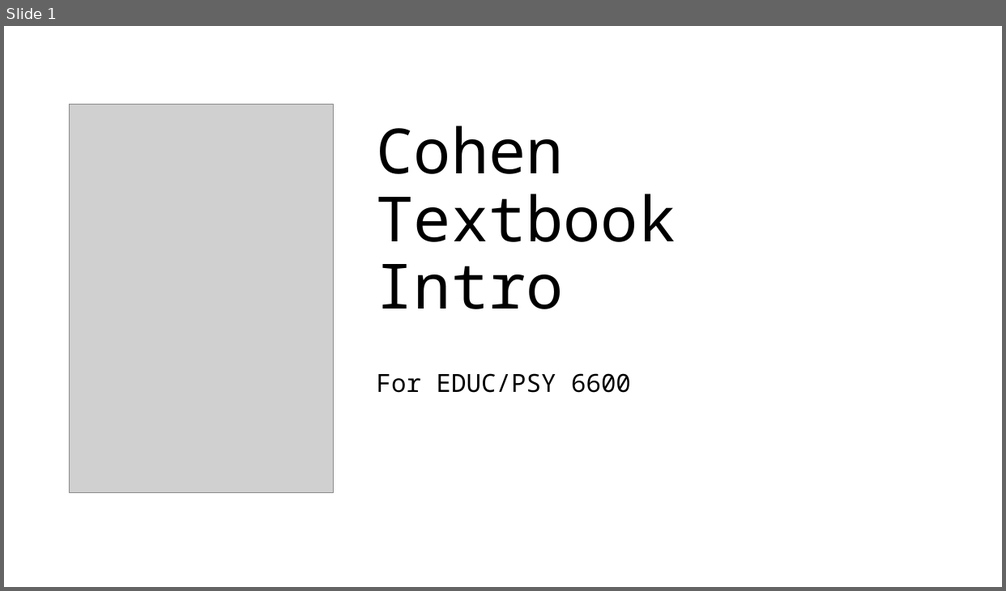
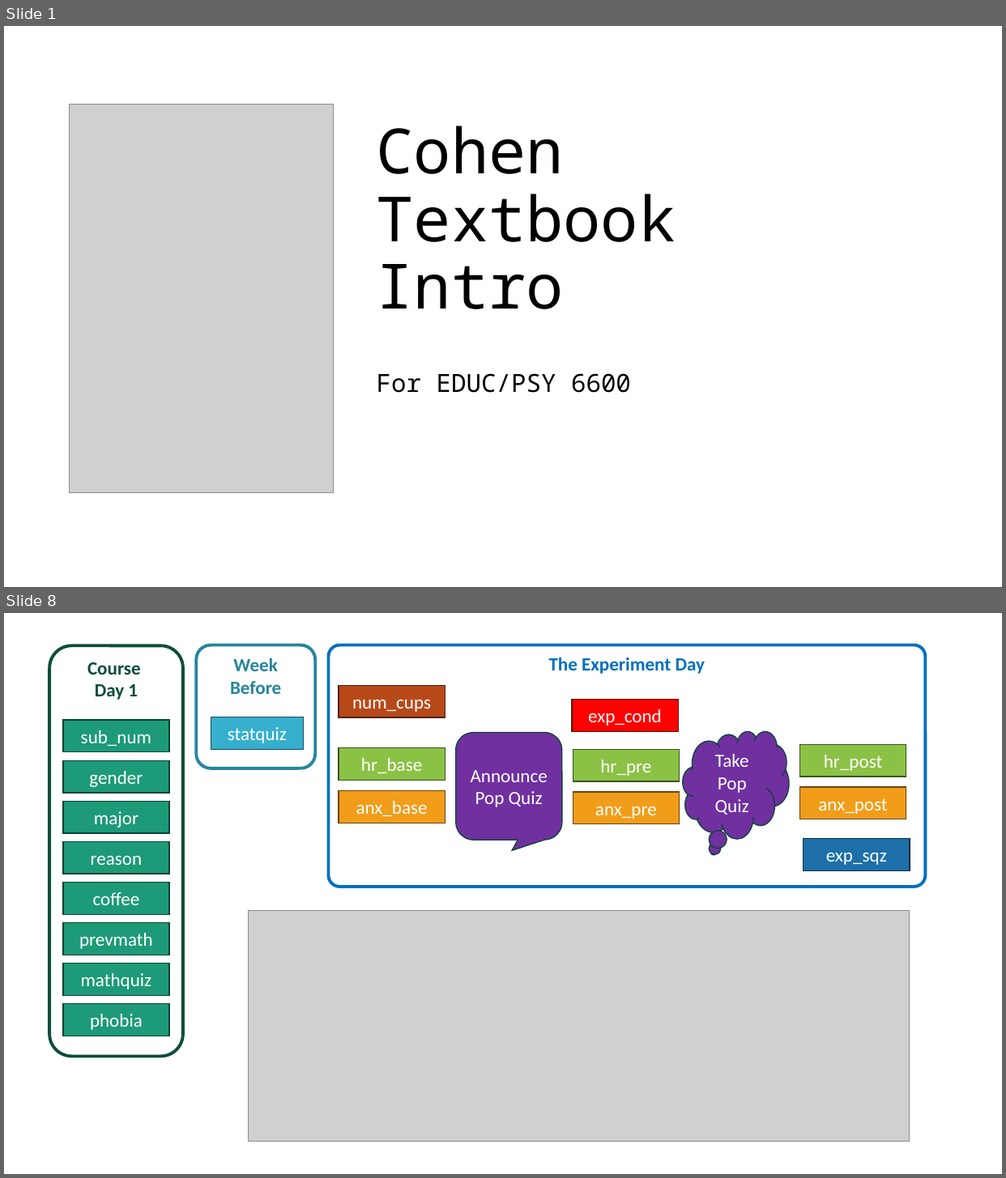
Before and after one commit to CEHS-research/PSY-6600_public, a slide deck: slides/ch0_cohen_textbook_4ed.pptx. Shown one above the other, each under a label of ours: slide 1 before the commit, slides 1 and 8 after it; the slides between them are not shown. The pictures are 1006x591 and 1006x1178 pixels, drawn with LibreOffice and Linux fonts; fonts in the diff are those of the drawing; grey boxes stand for pictures. Boxes give left, top, right and bottom in pixels: in the first picture for what was removed or moved away, otherwise in the second. Text is boxed around its words. In the diff, an @@ line names an element or a change of style, - is before the commit and + after.

```diff
--- a/slides/ch0_cohen_textbook_4ed.pptx
+++ b/slides/ch0_cohen_textbook_4ed.pptx
@@ slide 8 added at (4, 613, 1002, 1174), background #FFFFFF @@
@@ rounded rectangle added at (49, 646, 183, 1057), outline #0E4D3C 3 pt, 18 pt, text #0E4D3C, bold @@
+Course
+Day 1
@@ rounded rectangle added at (197, 645, 315, 769), outline #26859D 3 pt, 18 pt, text #26859D, bold @@
+Week Before
@@ rounded rectangle added at (328, 645, 925, 887), outline #0070C0 3 pt, 18 pt, text #0070C0, bold @@
+The Experiment Day
@@ rectangle added at (339, 686, 445, 717), fill #B74919, outline #50200B 1 pt, 18 pt, text #FFFFFF @@
+num_cups
@@ rectangle added at (572, 699, 679, 731), fill #FF0000, outline #50200B 1 pt, 18 pt, text #FFFFFF @@
+exp_cond
@@ rectangle added at (63, 720, 169, 752), fill #1D9A78, outline #0D4335 1 pt, 18 pt, text #FFFFFF @@
+sub_num
@@ rectangle added at (211, 717, 304, 749), fill #36AFCE, outline #184D5A 1 pt, 18 pt, text #FFFFFF @@
+statquiz
@@ rounded speech box added at (456, 733, 562, 841), fill #7030A0, outline #0D4335 1 pt, 18 pt, text #FFFFFF @@
+Announce Pop Quiz
@@ thought cloud added at (683, 731, 790, 839), fill #7030A0, outline #0D4335 1 pt, 18 pt, text #FFFFFF @@
+Take Pop Quiz
@@ rectangle added at (339, 748, 445, 781), fill #8BC145, outline #3D551E 1 pt, 18 pt, text #FFFFFF @@
+hr_base
@@ rectangle added at (573, 749, 680, 781), fill #8BC145, outline #3D551E 1 pt, 18 pt, text #FFFFFF @@
+hr_pre
@@ rectangle added at (799, 745, 906, 777), fill #8BC145, outline #3D551E 1 pt, 18 pt, text #FFFFFF @@
+hr_post
@@ rectangle added at (63, 760, 169, 793), fill #1D9A78, outline #0D4335 1 pt, 18 pt, text #FFFFFF @@
+gender
@@ rectangle added at (63, 801, 169, 833), fill #1D9A78, outline #0D4335 1 pt, 18 pt, text #FFFFFF @@
+major
@@ rectangle added at (339, 790, 445, 823), fill #F19D19, outline #6A450B 1 pt, 18 pt, text #FFFFFF @@
+anx_base
@@ rectangle added at (573, 792, 680, 824), fill #F19D19, outline #6A450B 1 pt, 18 pt, text #FFFFFF @@
+anx_pre
@@ rectangle added at (799, 787, 906, 820), fill #F19D19, outline #6A450B 1 pt, 18 pt, text #FFFFFF @@
+anx_post
@@ rectangle added at (63, 842, 169, 875), fill #1D9A78, outline #0D4335 1 pt, 18 pt, text #FFFFFF @@
+reason
@@ rectangle added at (803, 839, 910, 871), fill #1D6FA9, outline #0D314A 1 pt, 18 pt, text #FFFFFF @@
+exp_sqz
@@ rectangle added at (63, 883, 169, 914), fill #1D9A78, outline #0D4335 1 pt, 18 pt, text #FFFFFF @@
+coffee
@@ rectangle added at (63, 923, 169, 955), fill #1D9A78, outline #0D4335 1 pt, 18 pt, text #FFFFFF @@
+prevmath
@@ picture added at (249, 911, 910, 1142) @@
@@ rectangle added at (63, 964, 169, 995), fill #1D9A78, outline #0D4335 1 pt, 18 pt, text #FFFFFF @@
+mathquiz
@@ rectangle added at (63, 1003, 169, 1036), fill #1D9A78, outline #0D4335 1 pt, 18 pt, text #FFFFFF @@
+phobia
```
Also in this commit, not shown: 4 slides changed, 3 other slides added, 1 slide removed, 3 other files.
